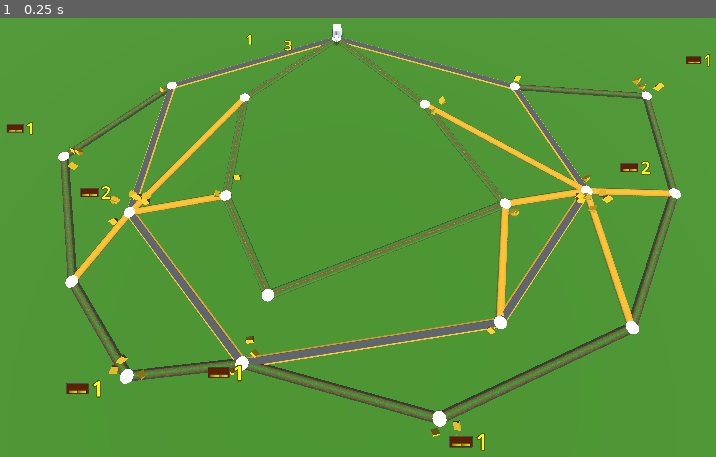
Above: before the commit, frame 1.
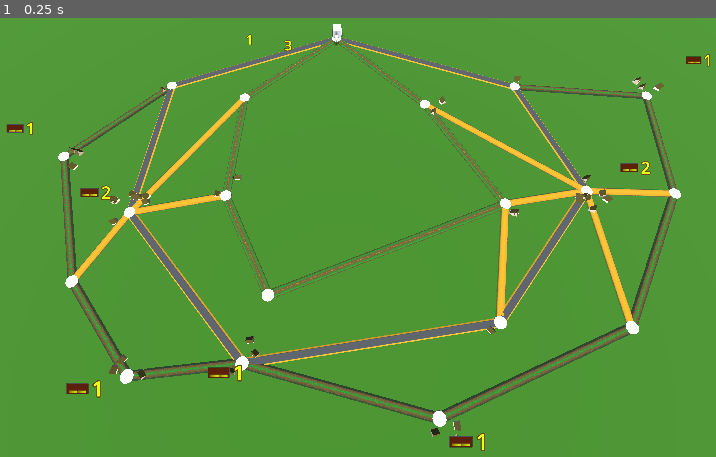
Above: after the commit, the same moment.

Repository: squirrelsoftcompany/LD58
Game: Godot game, scene res://scene/map.tscn
The game is run twice, just before and just after one commit, with the same random seed, the same clock (stepped at 60 frames per second) and the same inputs.
Inputs:
- Up to frame 1 (0.25 s): no input

The runs differ from the first frame. In frame 1, 0.5% of the frame differs, in the area x 9-93%, y 13-96%.

Commit message:
better non-hay houses

Diff:
--- a/Shaders/Hayhouse.tres
+++ b/Shaders/Hayhouse.tres
@@ -1,4 +1,18 @@
-[gd_resource type="VisualShader" load_steps=15 format=3 uid="uid://dfd5h74mdp1id"]
+[gd_resource type="VisualShader" load_steps=18 format=3 uid="uid://dfd5h74mdp1id"]
+
+[sub_resource type="VisualShaderNodeTransformVecMult" id="VisualShaderNodeTransformVecMult_28srp"]
+expanded_output_ports = [0]
+operator = 1
+
+[sub_resource type="VisualShaderNodeInput" id="VisualShaderNodeInput_oxnt8"]
+input_name = "model_matrix"
+
+[sub_resource type="VisualShaderNodeIf" id="VisualShaderNodeIf_ekhh7"]
+default_input_values = [0, 0.0, 1, -0.15, 2, 1e-05, 3, Vector3(0, 0, 0), 4, Vector3(0, 0, 0), 5, Vector3(1, 1, 1)]
+
+[sub_resource type="VisualShaderNodeInput" id="VisualShaderNodeInput_6ptnb"]
+expanded_output_ports = [0]
+input_name = "color"
 
 [sub_resource type="VisualShaderNodeInput" id="VisualShaderNodeInput_28srp"]
 input_name = "normal"
@@ -11,20 +25,17 @@
 operator = 1
 
 [sub_resource type="VisualShaderNodeIf" id="VisualShaderNodeIf_lx7nh"]
-default_input_values = [0, 0.0, 1, 0.1, 2, 1e-05, 3, Vector3(0, 0, 0), 4, Vector3(0, 0, 0), 5, Vector3(1, 1, 1)]
+default_input_values = [0, 0.0, 1, 0.2, 2, 1e-05, 3, Vector3(0, 0, 0), 4, Vector3(0, 0, 0), 5, Vector3(1, 1, 1)]
 
 [sub_resource type="VisualShaderNodeVectorDistance" id="VisualShaderNodeVectorDistance_ekhh7"]
 default_input_values = [0, Vector2(0, 0), 1, Vector2(0, 0)]
 op_type = 0
 
-[sub_resource type="VisualShaderNodeVectorCompose" id="VisualShaderNodeVectorCompose_6ptnb"]
-op_type = 0
-
 [sub_resource type="VisualShaderNodeColorConstant" id="VisualShaderNodeColorConstant_3v36i"]
-constant = Color(0.5625, 0.44554454, 0, 1)
+constant = Color(0.23828125, 0.2062972, 0, 1)
 
 [sub_resource type="VisualShaderNodeColorConstant" id="VisualShaderNodeColorConstant_2oc85"]
-constant = Color(0.3984375, 0.2705138, 0.17841786, 1)
+constant = Color(0.6313726, 0.56623745, 0.49177048, 1)
 
 [sub_resource type="VisualShaderNodeInput" id="VisualShaderNodeInput_mxmq5"]
 expanded_output_ports = [0]
@@ -90,6 +101,10 @@
 }
 
 void fragment() {
+// Input:11
+	mat4 n_out11p0 = MODEL_MATRIX;
+
+
 // Input:3
 	mat4 n_out3p0 = VIEW_MATRIX;
 
@@ -100,30 +115,53 @@
 
 // TransformVectorMult:4
 	vec3 n_out4p0 = (vec4(n_out2p0, 1.0) * n_out3p0).xyz;
-	float n_out4p1 = n_out4p0.r;
-	float n_out4p2 = n_out4p0.g;
-
-
-// VectorCompose:7
-	vec2 n_out7p0 = vec2(n_out4p1, n_out4p2);
+
+
+// TransformVectorMult:10
+	vec3 n_out10p0 = (vec4(n_out4p0, 1.0) * n_out11p0).xyz;
+	float n_out10p2 = n_out10p0.g;
 
 
 // Distance:6
 	vec2 n_in6p1 = vec2(0.00000, 0.00000);
-	float n_out6p0 = distance(n_out7p0, n_in6p1);
+	float n_out6p0 = distance(vec2(n_out10p2), n_in6p1);
+
+
+// Input:13
+	vec4 n_out13p0 = COLOR;
+	float n_out13p2 = n_out13p0.g;
 
 
 // ColorConstant:8
-	vec4 n_out8p0 = vec4(0.562500, 0.445545, 0.000000, 1.000000);
+	vec4 n_out8p0 = vec4(0.238281, 0.206297, 0.000000, 1.000000);
 
 
 // ColorConstant:9
-	vec4 n_out9p0 = vec4(0.398438, 0.270514, 0.178418, 1.000000);
+	vec4 n_out9p0 = vec4(0.631373, 0.566237, 0.491770, 1.000000);
+
+
+	vec3 n_out12p0;
+// If:12
+	float n_in12p1 = -0.15000;
+	float n_in12p2 = 0.00001;
+	vec3 n_in12p3 = vec3(0.00000, 0.00000, 0.00000);
+	if(abs(n_out13p2 - n_in12p1) < n_in12p2)
+	{
+		n_out12p0 = n_in12p3;
+	}
+	else if(n_out13p2 < n_in12p1)
+	{
+		n_out12p0 = vec3(n_out9p0.xyz);
+	}
+	else
+	{
+		n_out12p0 = vec3(n_out8p0.xyz);
+	}
 
 
 	vec3 n_out5p0;
 // If:5
-	float n_in5p1 = 0.10000;
+	float n_in5p1 = 0.20000;
 	float n_in5p2 = 0.00001;
 	vec3 n_in5p3 = vec3(0.00000, 0.00000, 0.00000);
 	if(abs(n_out6p0 - n_in5p1) < n_in5p2)
@@ -136,7 +174,7 @@
 	}
 	else
 	{
-		n_out5p0 = vec3(n_out8p0.xyz);
+		n_out5p0 = n_out12p0;
 	}
 
 
@@ -160,19 +198,25 @@
 nodes/vertex/9/position = Vector2(-620, 280)
 nodes/vertex/connections = PackedInt32Array(4, 0, 0, 0, 2, 1, 5, 0, 5, 0, 4, 0, 2, 3, 4, 2, 2, 3, 7, 0, 2, 0, 0, 6, 8, 0, 4, 1, 2, 2, 8, 0, 7, 0, 9, 0, 9, 0, 8, 1)
 nodes/fragment/2/node = SubResource("VisualShaderNodeInput_28srp")
-nodes/fragment/2/position = Vector2(-1340, 80)
+nodes/fragment/2/position = Vector2(-1540, 120)
 nodes/fragment/3/node = SubResource("VisualShaderNodeInput_je7o7")
-nodes/fragment/3/position = Vector2(-1300, -40)
+nodes/fragment/3/position = Vector2(-1500, 0)
 nodes/fragment/4/node = SubResource("VisualShaderNodeTransformVecMult_oxnt8")
-nodes/fragment/4/position = Vector2(-960, -40)
+nodes/fragment/4/position = Vector2(-1160, 0)
 nodes/fragment/5/node = SubResource("VisualShaderNodeIf_lx7nh")
 nodes/fragment/5/position = Vector2(-160, 40)
 nodes/fragment/6/node = SubResource("VisualShaderNodeVectorDistance_ekhh7")
 nodes/fragment/6/position = Vector2(-460, 0)
-nodes/fragment/7/node = SubResource("VisualShaderNodeVectorCompose_6ptnb")
-nodes/fragment/7/position = Vector2(-700, 0)
 nodes/fragment/8/node = SubResource("VisualShaderNodeColorConstant_3v36i")
-nodes/fragment/8/position = Vector2(-560, 180)
+nodes/fragment/8/position = Vector2(-860, 360)
 nodes/fragment/9/node = SubResource("VisualShaderNodeColorConstant_2oc85")
-nodes/fragment/9/position = Vector2(-580, 300)
-nodes/fragment/connections = PackedInt32Array(3, 0, 4, 0, 2, 0, 4, 1, 7, 0, 6, 0, 4, 1, 7, 0, 4, 2, 7, 1, 6, 0, 5, 0, 8, 0, 5, 4, 5, 0, 0, 0, 9, 0, 5, 5)
+nodes/fragment/9/position = Vector2(-820, 480)
+nodes/fragment/10/node = SubResource("VisualShaderNodeTransformVecMult_28srp")
+nodes/fragment/10/position = Vector2(-940, -140)
+nodes/fragment/11/node = SubResource("VisualShaderNodeInput_oxnt8")
+nodes/fragment/11/position = Vector2(-1360, -160)
+nodes/fragment/12/node = SubResource("VisualShaderNodeIf_ekhh7")
+nodes/fragment/12/position = Vector2(-540, 160)
+nodes/fragment/13/node = SubResource("VisualShaderNodeInput_6ptnb")
+nodes/fragment/13/position = Vector2(-1360, 260)
+nodes/fragment/connections = PackedInt32Array(3, 0, 4, 0, 2, 0, 4, 1, 6, 0, 5, 0, 5, 0, 0, 0, 9, 0, 5, 5, 11, 0, 10, 0, 4, 0, 10, 1, 10, 2, 6, 0, 12, 0, 5, 4, 8, 0, 12, 4, 9, 0, 12, 5, 13, 2, 12, 0)
